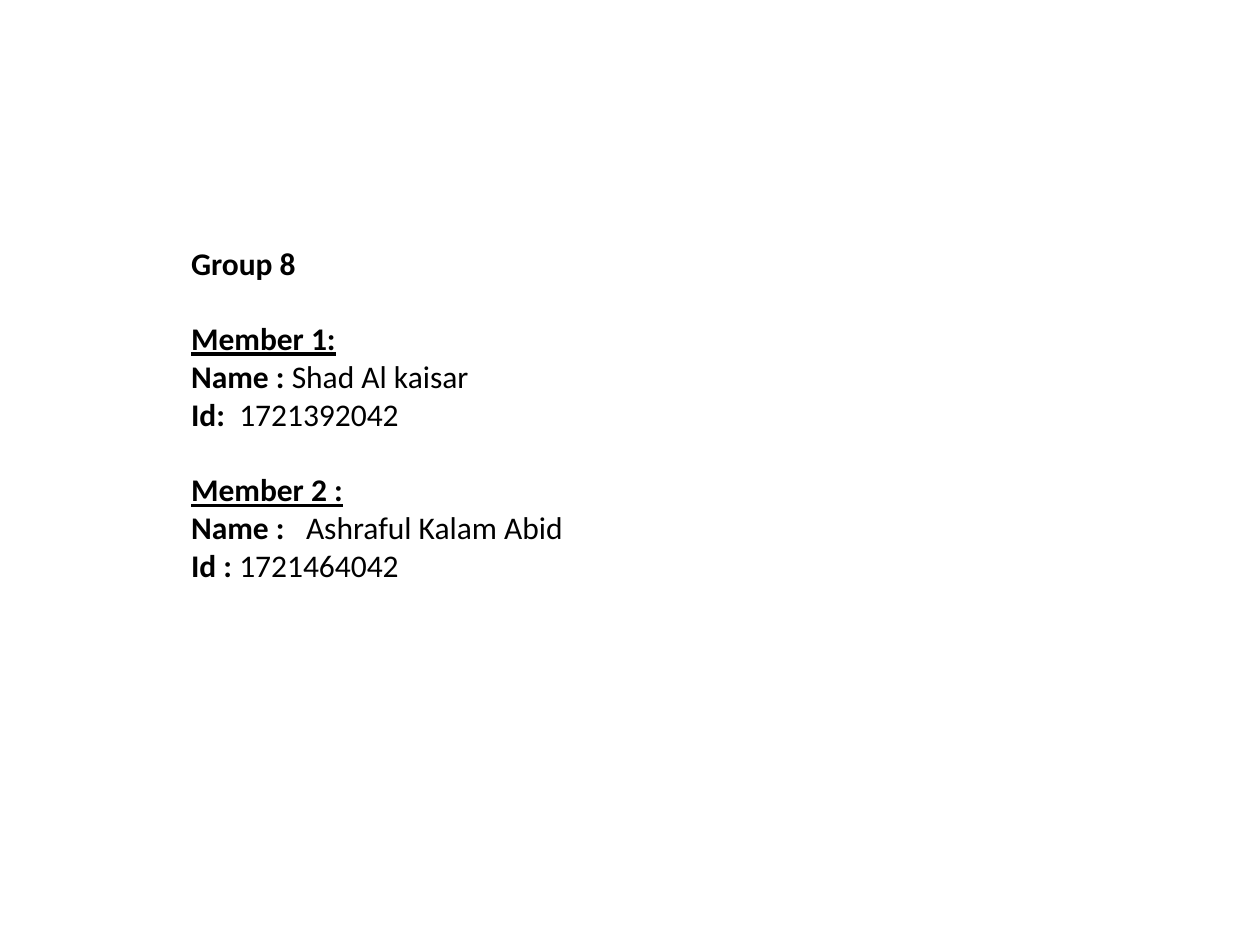
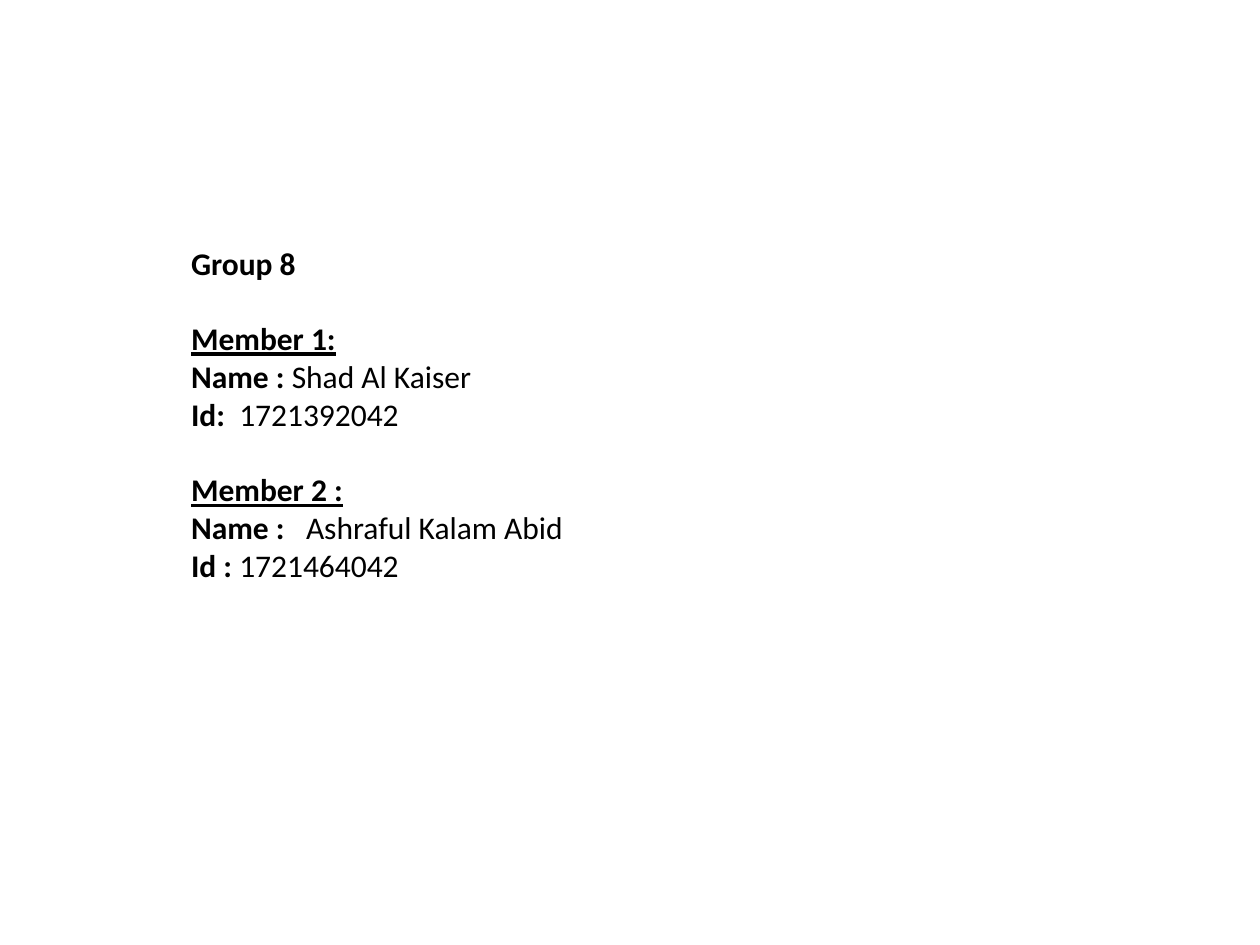
Before and after one commit to Ashraf-Abid/cse299, a slide deck: slide 1 of All report/Week 1 - Group 8.pptx. Drawn at 1260x945 pixels with LibreOffice and Linux fonts; fonts in the diff are those of the drawing. Boxes give left, top, right and bottom in pixels: in the first picture for what was removed or moved away, otherwise in the second. Text is boxed around its words. In the diff, an @@ line names an element or a change of style, - is before the commit and + after.

```diff
--- a/All report/Week 1 - Group 8.pptx
+++ b/All report/Week 1 - Group 8.pptx
@@ text at [191,366,471,389]: text changed @@
-Name : Shad Al kaisar
+Name : Shad Al Kaiser
```
Also in this commit, not shown: 2 other files.
